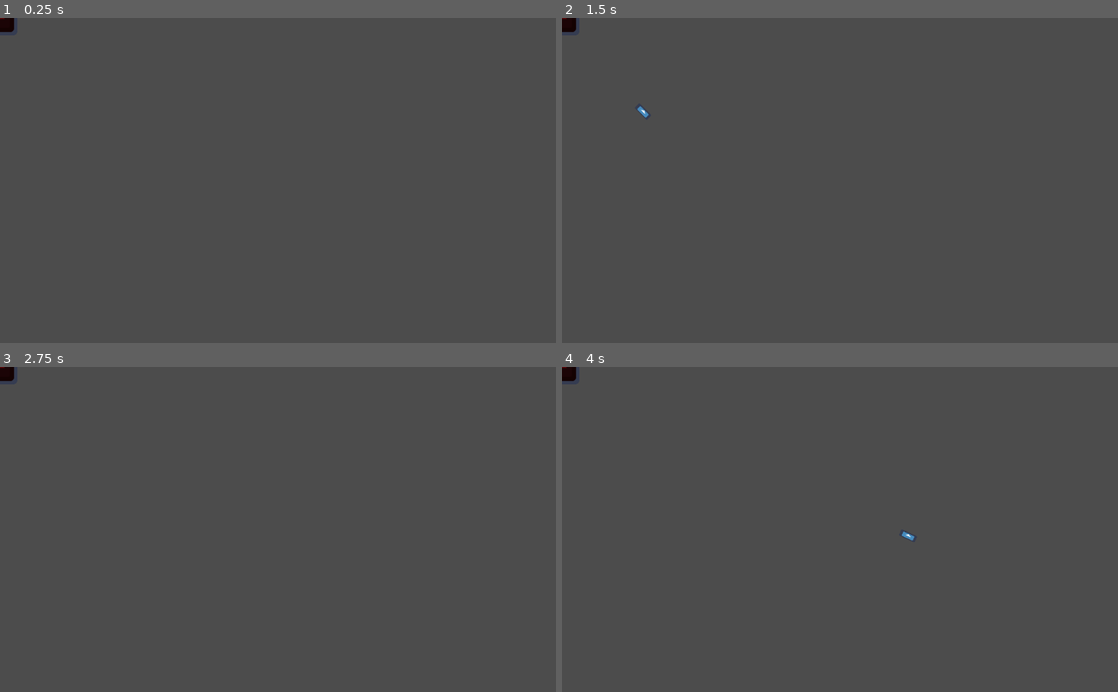
Above: before the commit, frames 1-4 (two rows, left to right).
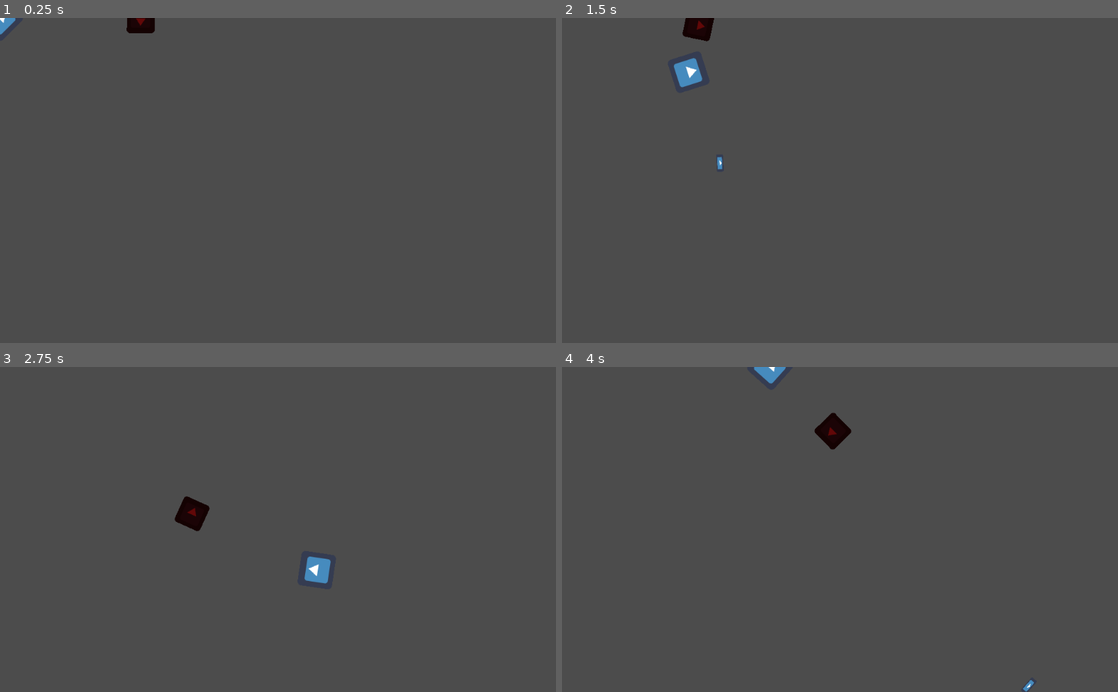
Above: after the commit, the same moments.

Repository: SCelso/videojuego
Game: Godot game, scene res://world.tscn
Same seed, same stepped clock (60 frames per second), same inputs: the game is played once before the commit and once after it. The engine's default icon, where the game draws it, is replaced by a stand-in: a white triangle on a blue panel in a dark square.
Inputs (mouse positions are in pixels of both pictures, inside the frame that each line leads up to):
- Up to frame 1 (0.25 s): no input
- Up to frame 2 (1.5 s): move the mouse to (962, 164) at 0.52 s; hold D (right) 0.53-1.28 s; click (962, 164) at 0.6 s; move the mouse to (728, 196) at 1.27 s; hold S (down) from 1.28 s (still down); click (728, 196) at 1.35 s
- Up to frame 3 (2.75 s): move the mouse to (333, 458) at 2.02 s; release S (down) at 2.03 s; hold D (right) from 2.03 s (still down); click (333, 458) at 2.1 s
- Up to frame 4 (4 s): move the mouse to (812, 594) at 2.77 s; release D (right) at 2.78 s; hold W (up) 2.78-3.53 s; click (812, 594) at 2.85 s; move the mouse to (1006, 578) at 3.52 s; hold A (left) from 3.53 s (still down); click (1006, 578) at 3.6 s

The runs differ from the first frame. In frame 1, 0.3% of the frame differs, in the area x 0-28%, y 0-6%; in frame 2, 0.8%; in frame 3, 0.9%, in the area x 0-60%, y 0-67%; in frame 4, 0.8%.

Commit message:
collision works

Diff:
--- a/Videojuego/Player.gd
+++ b/Videojuego/Player.gd
@@ -42,4 +42,5 @@
 func _on_Area2D_body_entered(body):
 
 	if "Enemy" in body.name:
+		print('hola')
 		kill()
--- a/Videojuego/world.tscn
+++ b/Videojuego/world.tscn
@@ -33,6 +33,7 @@
 shape = SubResource( 2 )
 
 [node name="Enemy" type="KinematicBody2D" parent="."]
+position = Vector2( 351, 3 )
 script = ExtResource( 3 )
 
 [node name="CollisionShape2D" type="CollisionShape2D" parent="Enemy"]
@@ -48,5 +49,5 @@
 [node name="CollisionShape2D" type="CollisionShape2D" parent="Enemy/Area2D"]
 shape = SubResource( 4 )
 
-[connection signal="body_entered" from="Player/Area2D" to="Enemy" method="_on_Area2D_body_entered"]
-[connection signal="body_entered" from="Enemy/Area2D" to="Player" method="_on_Area2D_body_entered"]
+[connection signal="body_entered" from="Player/Area2D" to="Player" method="_on_Area2D_body_entered"]
+[connection signal="body_entered" from="Enemy/Area2D" to="Enemy" method="_on_Area2D_body_entered"]
